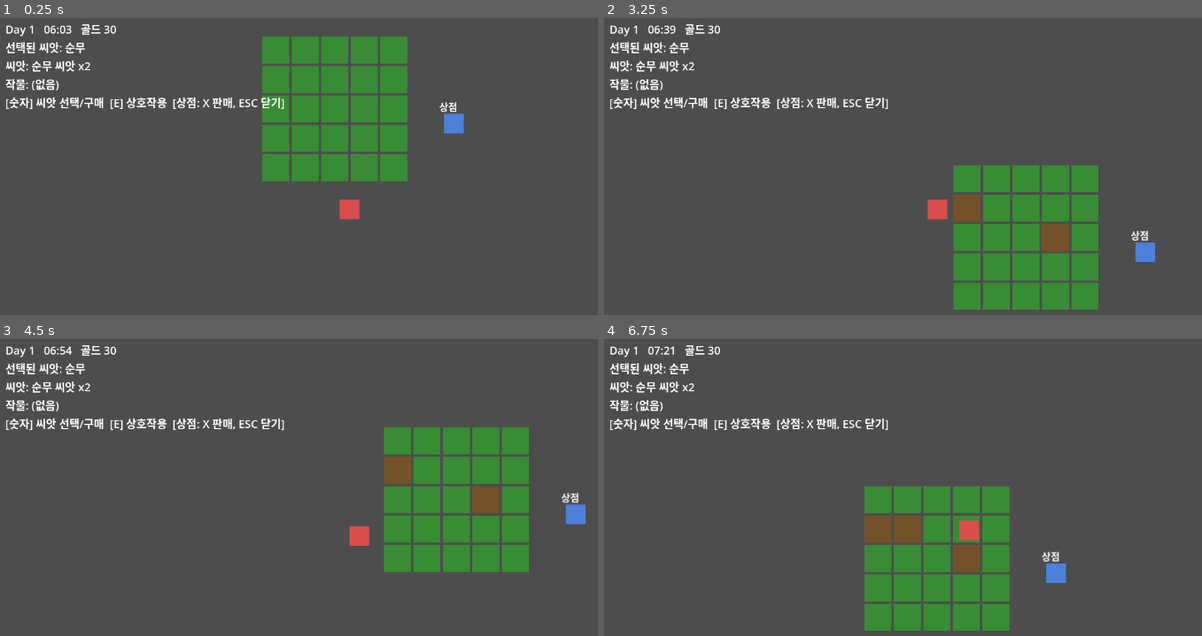
Above: before the commit, frames 1-4 (two rows, left to right).
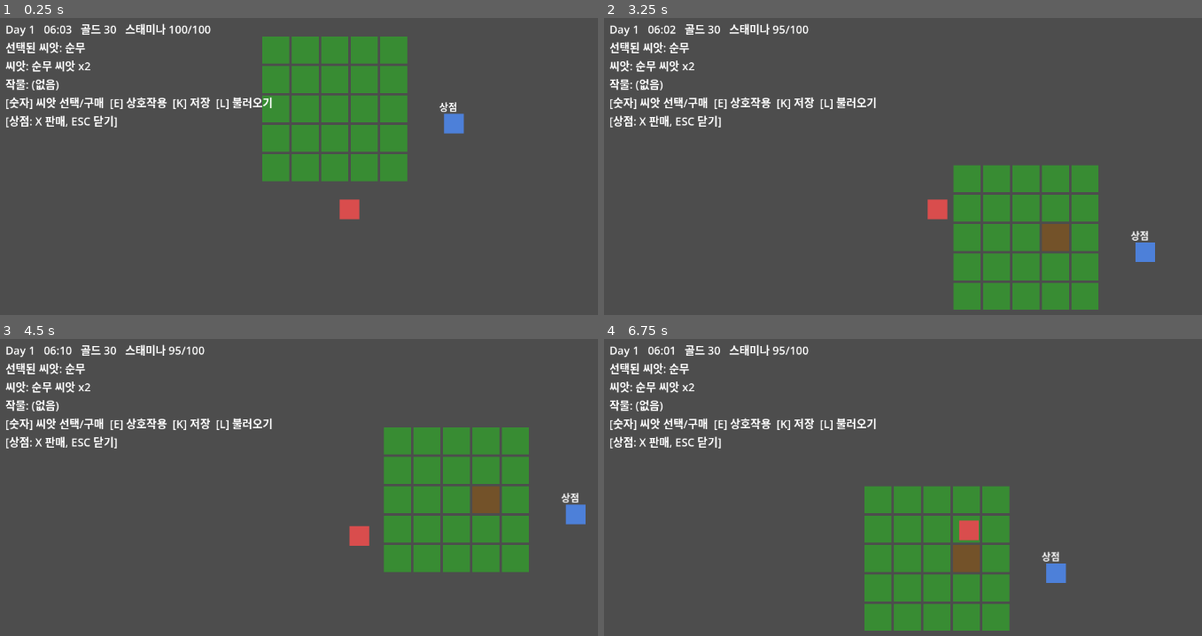
Above: after the commit, the same moments.

Repository: werfriend808/quiet-acres
Game: Godot game, scene res://scenes/Main.tscn
The game is run twice, just before and just after one commit, with the same random seed, the same clock (stepped at 60 frames per second) and the same inputs.
Inputs:
- Up to frame 1 (0.25 s): no input
- Up to frame 2 (3.25 s): tap Enter (ui_accept) at 0.5, 0.77, 1.52, 3.02 s; hold Up (ui_up) 0.53-2.03 s; tap K at 0.6, 2.3, 2.85 s; tap L at 0.8, 1.35, 3.05 s; tap X at 1.55, 2.1 s; hold Left (ui_left) from 2.03 s (still down)
- Up to frame 3 (4.5 s): release Left (ui_left) at 3.53 s; hold Down (ui_down) 3.53-4.28 s; tap L at 3.6 s; tap Enter (ui_accept) at 3.77 s; tap X at 3.8, 4.35 s; tap Escape at 4.15 s; hold Right (ui_right) from 4.28 s (still down)
- Up to frame 4 (6.75 s): tap Enter (ui_accept) at 4.52, 6.02 s; tap K at 4.55, 5.85 s; release Right (ui_right) at 5.03 s; hold Up (ui_up) 5.03-5.78 s; tap 1 at 5.1 s; tap L at 5.3, 6.6 s; hold Right (ui_right) from 5.78 s (still down); tap X at 6.05 s

The runs differ from the first frame. In frame 1, 1.0% of the frame differs, in the area x 1-48%, y 1-37%; in frame 2, 1.4%; in frame 3, 1.4%; in frame 4, 1.8%, in the area x 1-54%, y 1-69%.

Commit message:
M2: 스태미나 시스템 + 세이브/로드
- GameManager: stamina, MAX_STAMINA, 행동별 소모 상수, use_stamina()
- FarmPlot: 갈기/심기/물주기/수확마다 스태미나 소모, 부족하면 행동 차단
- 새 날이 되면 스태미나 회복 + 자동 저장(user://savegame.json)
- FarmPlot.get_save_state()/load_save_state()로 타일 상태까지 저장/복원
- player.gd: K(저장)/L(불러오기) 수동 입력 추가
- Main._ready()에서 시작 시 저장된 게임 자동 로드
- HUD에 스태미나 표시

Diff:
--- a/scenes/Main.tscn
+++ b/scenes/Main.tscn
@@ -23,8 +23,8 @@
 [node name="InfoLabel" type="Label" parent="HUD"]
 offset_left = 16.0
 offset_top = 16.0
-offset_right = 560.0
-offset_bottom = 220.0
+offset_right = 620.0
+offset_bottom = 260.0
 theme_override_font_sizes/font_size = 18
 theme_override_colors/font_color = Color(1, 1, 1, 1)
 text = "Day 1"
--- a/scripts/farm_plot.gd
+++ b/scripts/farm_plot.gd
@@ -5,8 +5,11 @@
 ## GRASS(잔디) -> TILLED(갈아엎음) -> PLANTED(씨뿌림) -> WATERED(물줌, 성장중) -> READY(수확가능) -> TILLED ...
 ## M1: 작물 종류가 여러 개이므로 심는 시점에 GameManager.selected_crop을 저장해두고
 ## 그 작물의 성장 시간/색상을 CropData에서 조회한다.
+## M2: 모든 행동은 스태미나를 소모하며, 상태는 세이브/로드 대상이다.
 
 enum State { GRASS, TILLED, PLANTED, WATERED, READY }
+
+const TOO_TIRED_MESSAGE: String = "너무 지쳤다. 쉬어야겠다."
 
 var state: int = State.GRASS
 var grow_timer: float = 0.0
@@ -33,6 +36,8 @@
 func interact() -> String:
 	match state:
 		State.GRASS:
+			if not GameManager.use_stamina(GameManager.STAMINA_COST_TILL):
+				return TOO_TIRED_MESSAGE
 			state = State.TILLED
 			_update_visual()
 			return "밭을 갈았다."
@@ -40,12 +45,16 @@
 			var crop_name: String = GameManager.selected_crop
 			if not GameManager.has_seed(crop_name):
 				return "%s 씨앗이 없다. 상점에서 구매하자." % crop_name
+			if not GameManager.use_stamina(GameManager.STAMINA_COST_PLANT):
+				return TOO_TIRED_MESSAGE
 			GameManager.plant_seed(crop_name)
 			planted_crop = crop_name
 			state = State.PLANTED
 			_update_visual()
 			return "%s 씨앗을 심었다." % crop_name
 		State.PLANTED:
+			if not GameManager.use_stamina(GameManager.STAMINA_COST_WATER):
+				return TOO_TIRED_MESSAGE
 			state = State.WATERED
 			grow_timer = 0.0
 			_update_visual()
@@ -53,6 +62,8 @@
 		State.WATERED:
 			return "아직 자라는 중..."
 		State.READY:
+			if not GameManager.use_stamina(GameManager.STAMINA_COST_HARVEST):
+				return TOO_TIRED_MESSAGE
 			state = State.TILLED
 			grow_timer = 0.0
 			GameManager.add_item(planted_crop, 1)
@@ -74,3 +85,20 @@
 		State.READY:
 			var crop_color: Color = CropData.SEEDS.get(planted_crop, {}).get("color", Color(0.9, 0.78, 0.2))
 			visual.color = crop_color
+
+
+## 세이브용 상태 스냅샷
+func get_save_state() -> Dictionary:
+	return {
+		"state": state,
+		"planted_crop": planted_crop,
+		"grow_timer": grow_timer,
+	}
+
+
+## 저장된 스냅샷으로부터 상태 복원
+func load_save_state(data: Dictionary) -> void:
+	state = int(data.get("state", State.GRASS))
+	planted_crop = String(data.get("planted_crop", ""))
+	grow_timer = float(data.get("grow_timer", 0.0))
+	_update_visual()
--- a/scripts/game_manager.gd
+++ b/scripts/game_manager.gd
@@ -6,12 +6,21 @@
 signal new_day(day_number: int)
 signal inventory_changed
 signal gold_changed
+signal stamina_changed
 
 const DAY_LENGTH_SECONDS: float = 120.0  # 테스트용: 실제 2분 = 인게임 하루 (나중에 조정)
+const SAVE_PATH: String = "user://savegame.json"
+
+const MAX_STAMINA: int = 100
+const STAMINA_COST_TILL: int = 5
+const STAMINA_COST_PLANT: int = 3
+const STAMINA_COST_WATER: int = 3
+const STAMINA_COST_HARVEST: int = 2
 
 var day: int = 1
 var day_progress: float = 0.0  # 0.0 ~ 1.0
 var gold: int = 30
+var stamina: int = MAX_STAMINA
 var selected_crop: String = "순무"  # 현재 심을 씨앗으로 선택된 작물
 var inventory: Dictionary = {
 	"순무 씨앗": 2,  # 시작 씨앗 (상점 없이도 바로 농사 시작 가능하도록)
@@ -23,7 +32,10 @@
 	if day_progress >= 1.0:
 		day_progress = 0.0
 		day += 1
+		stamina = MAX_STAMINA
+		stamina_changed.emit()
 		new_day.emit(day)
+		save_game()  # 하루가 바뀔 때 자동 저장
 
 
 func add_item(item_name: String, amount: int = 1) -> void:
@@ -78,6 +90,15 @@
 	return total
 
 
+## 스태미나를 소모한다. 부족하면 false를 반환하고 아무 것도 소모하지 않는다.
+func use_stamina(cost: int) -> bool:
+	if stamina < cost:
+		return false
+	stamina -= cost
+	stamina_changed.emit()
+	return true
+
+
 func get_time_string() -> String:
 	# 하루가 새벽 6시에 시작한다고 가정
 	var total_minutes: int = int(day_progress * 24.0 * 60.0)
@@ -106,3 +127,64 @@
 	if parts.is_empty():
 		return "(없음)"
 	return ", ".join(parts)
+
+
+## 현재 게임 상태 + 농장 타일 상태를 JSON으로 user://savegame.json에 저장한다.
+func save_game() -> void:
+	var plots_data: Array = []
+	for plot in get_tree().get_nodes_in_group("farm_plot"):
+		plots_data.append(plot.get_save_state())
+
+	var data: Dictionary = {
+		"day": day,
+		"gold": gold,
+		"selected_crop": selected_crop,
+		"inventory": inventory,
+		"stamina": stamina,
+		"farm_plots": plots_data,
+	}
+
+	var file: FileAccess = FileAccess.open(SAVE_PATH, FileAccess.WRITE)
+	if file == null:
+		push_warning("세이브 파일을 열 수 없다: %s" % SAVE_PATH)
+		return
+	file.store_string(JSON.stringify(data))
+	file.close()
+
+
+## 저장된 게임을 불러온다. 성공하면 true, 저장 파일이 없거나 손상됐으면 false.
+func load_game() -> bool:
+	if not FileAccess.file_exists(SAVE_PATH):
+		return false
+
+	var file: FileAccess = FileAccess.open(SAVE_PATH, FileAccess.READ)
+	if file == null:
+		return false
+	var text: String = file.get_as_text()
+	file.close()
+
+	var parsed: Variant = JSON.parse_string(text)
+	if typeof(parsed) != TYPE_DICTIONARY:
+		return false
+
+	# JSON은 모든 숫자를 float로 파싱하므로 정수형 필드는 명시적으로 캐스팅한다.
+	day = int(parsed.get("day", 1))
+	gold = int(parsed.get("gold", 30))
+	selected_crop = String(parsed.get("selected_crop", "순무"))
+	stamina = int(parsed.get("stamina", MAX_STAMINA))
+	day_progress = 0.0
+
+	inventory.clear()
+	var raw_inventory: Dictionary = parsed.get("inventory", {})
+	for key in raw_inventory.keys():
+		inventory[key] = int(raw_inventory[key])
+
+	var plots_data: Array = parsed.get("farm_plots", [])
+	var plots: Array = get_tree().get_nodes_in_group("farm_plot")
+	for i in range(min(plots.size(), plots_data.size())):
+		plots[i].load_save_state(plots_data[i])
+
+	inventory_changed.emit()
+	gold_changed.emit()
+	stamina_changed.emit()
+	return true
--- a/scripts/main.gd
+++ b/scripts/main.gd
@@ -12,6 +12,8 @@
 func _ready() -> void:
 	_build_farm_grid()
 	GameManager.new_day.connect(_on_new_day)
+	if GameManager.load_game():
+		print("저장된 게임을 불러왔다.")
 
 
 func _build_farm_grid() -> void:
@@ -31,10 +33,12 @@
 
 
 func _process(_delta: float) -> void:
-	info_label.text = "Day %d   %s   골드 %d\n선택된 씨앗: %s\n씨앗: %s\n작물: %s\n[숫자] 씨앗 선택/구매  [E] 상호작용  [상점: X 판매, ESC 닫기]" % [
+	info_label.text = "Day %d   %s   골드 %d   스태미나 %d/%d\n선택된 씨앗: %s\n씨앗: %s\n작물: %s\n[숫자] 씨앗 선택/구매  [E] 상호작용  [K] 저장  [L] 불러오기\n[상점: X 판매, ESC 닫기]" % [
 		GameManager.day,
 		GameManager.get_time_string(),
 		GameManager.gold,
+		GameManager.stamina,
+		GameManager.MAX_STAMINA,
 		GameManager.selected_crop,
 		GameManager.get_seed_inventory_string(),
 		GameManager.get_crop_inventory_string(),
--- a/scripts/player.gd
+++ b/scripts/player.gd
@@ -26,7 +26,7 @@
 		_try_interact()
 
 
-## 숫자키/X/ESC 등 "한 번 눌렀을 때만" 반응해야 하는 입력은 물리 프레임마다
+## 숫자키/X/ESC/K/L 등 "한 번 눌렀을 때만" 반응해야 하는 입력은 물리 프레임마다
 ## 반복 실행되는 _physics_process 대신 이벤트 기반 _unhandled_input에서 처리한다.
 func _unhandled_input(event: InputEvent) -> void:
 	if not (event is InputEventKey and event.pressed and not event.echo):
@@ -59,6 +59,19 @@
 
 	if shop_open and event.physical_keycode == KEY_ESCAPE:
 		shop_ui.toggle()
+		return
+
+	if event.physical_keycode == KEY_K:
+		GameManager.save_game()
+		print("게임을 저장했다.")
+		return
+
+	if event.physical_keycode == KEY_L:
+		if GameManager.load_game():
+			print("게임을 불러왔다.")
+		else:
+			print("저장된 게임이 없다.")
+		return
 
 
 func _try_interact() -> void:
